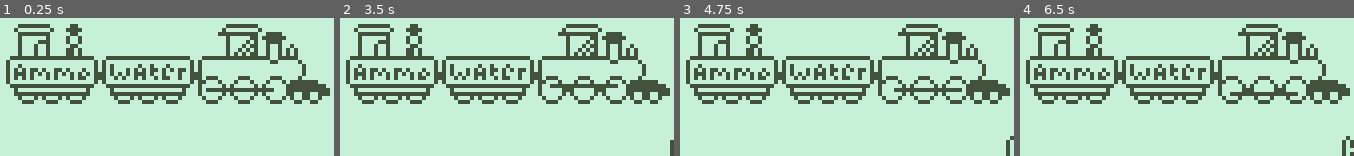
Above: before the commit, frames 1-4 (left to right).
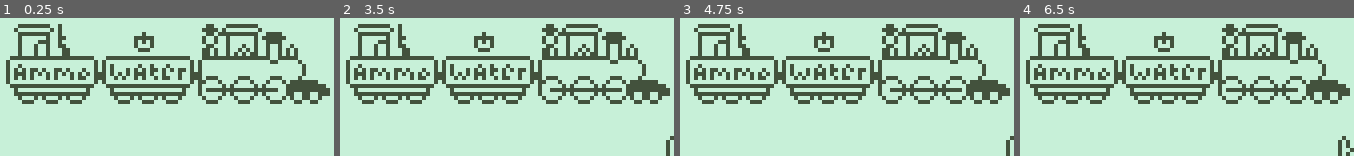
Above: after the commit, the same moments.

Repository: assertchris/game-train-trouble
Game: Godot game, scene res://nodes/screens/play-screen.tscn
Same seed, same stepped clock (60 frames per second), same inputs: the game is played once before the commit and once after it.
Inputs:
- Up to frame 1 (0.25 s): no input
- Up to frame 2 (3.5 s): tap Enter at 0.5 s; hold Right (ui_right) 0.53-1.28 s; hold Space (ui_accept) 0.53-1.28 s; hold Left (ui_left) 1.28-2.03 s; tap Space (ui_accept) at 1.35, 1.52, 1.82, 2.85, 3.02, 3.32 s; hold Space (ui_accept) 2.03-2.78 s; hold Right (ui_right) from 2.03 s (still down)
- Up to frame 3 (4.75 s): release Right (ui_right) at 3.53 s; hold Space (ui_accept) 3.53-4.28 s; hold Left (ui_left) from 3.53 s (still down); tap Space (ui_accept) at 4.35, 4.52 s
- Up to frame 4 (6.5 s): tap Space (ui_accept) at 4.82, 5.85, 6.02, 6.32 s; hold Space (ui_accept) 5.03-5.78 s; release Left (ui_left) at 5.78 s; hold Right (ui_right) from 5.78 s (still down)

The runs differ from the first frame. In frame 1, 2.3% of the frame differs, in the area x 17-84%, y 4-54%; in frame 2, 3.4%; in frame 3, 2.3%; in frame 4, 3.7%, in the area x 17-100%, y 4-100%.

Commit message:
Allow picking things up

Diff:
--- /dev/null
+++ b/nodes/objects/bucket.gd
@@ -0,0 +1,21 @@
+extends Node2D
+
+var is_overlapped_by : Player = null
+
+func _on_Hitbox_body_entered(body: Node) -> void:
+	if body is Player:
+		is_overlapped_by = body
+
+func _on_Hitbox_body_exited(body: Node) -> void:
+	if body is Player:
+		is_overlapped_by = null
+
+func _unhandled_key_input(event: InputEventKey) -> void:
+	if event.is_action_pressed("ui_accept") and is_overlapped_by:
+		if is_overlapped_by.carrying == Player.CARRYING.GUN:
+			var new_gun = load("res://nodes/objects/gun.tscn").instance()
+			is_overlapped_by.get_parent().find_node("Interactables").add_child(new_gun)
+			new_gun.global_position = is_overlapped_by.global_position
+
+		is_overlapped_by.carrying = Player.CARRYING.BUCKET
+		queue_free()
--- a/nodes/objects/bucket.tscn
+++ b/nodes/objects/bucket.tscn
@@ -1,8 +1,24 @@
-[gd_scene load_steps=2 format=2]
+[gd_scene load_steps=4 format=2]
 
 [ext_resource path="res://images/bucket.png" type="Texture" id=1]
+[ext_resource path="res://nodes/objects/bucket.gd" type="Script" id=2]
+
+[sub_resource type="RectangleShape2D" id=1]
+extents = Vector2( 2.5, 2.5 )
 
 [node name="Bucket" type="Node2D"]
+position = Vector2( 0, -2 )
+script = ExtResource( 2 )
 
 [node name="Sprite" type="Sprite" parent="."]
 texture = ExtResource( 1 )
+
+[node name="Hitbox" type="Area2D" parent="."]
+collision_layer = 4
+
+[node name="Collider" type="CollisionShape2D" parent="Hitbox"]
+position = Vector2( -0.5, -0.5 )
+shape = SubResource( 1 )
+
+[connection signal="body_entered" from="Hitbox" to="." method="_on_Hitbox_body_entered"]
+[connection signal="body_exited" from="Hitbox" to="." method="_on_Hitbox_body_exited"]
--- /dev/null
+++ b/nodes/objects/gun.gd
@@ -0,0 +1,21 @@
+extends Node2D
+
+var is_overlapped_by : Player = null
+
+func _on_Hitbox_body_entered(body: Node) -> void:
+	if body is Player:
+		is_overlapped_by = body
+
+func _on_Hitbox_body_exited(body: Node) -> void:
+	if body is Player:
+		is_overlapped_by = null
+
+func _unhandled_key_input(event: InputEventKey) -> void:
+	if event.is_action_pressed("ui_accept") and is_overlapped_by:
+		if is_overlapped_by.carrying == Player.CARRYING.BUCKET:
+			var new_bucket = load("res://nodes/objects/bucket.tscn").instance()
+			is_overlapped_by.get_parent().find_node("Interactables").add_child(new_bucket)
+			new_bucket.global_position = is_overlapped_by.global_position
+
+		is_overlapped_by.carrying = Player.CARRYING.GUN
+		queue_free()
--- a/nodes/objects/gun.tscn
+++ b/nodes/objects/gun.tscn
@@ -1,8 +1,24 @@
-[gd_scene load_steps=2 format=2]
+[gd_scene load_steps=4 format=2]
 
 [ext_resource path="res://images/gun.png" type="Texture" id=1]
+[ext_resource path="res://nodes/objects/gun.gd" type="Script" id=2]
+
+[sub_resource type="RectangleShape2D" id=1]
+extents = Vector2( 1.5, 4 )
 
 [node name="Gun" type="Node2D"]
+position = Vector2( 0, -4 )
+script = ExtResource( 2 )
 
 [node name="Sprite" type="Sprite" parent="."]
 texture = ExtResource( 1 )
+
+[node name="Hitbox" type="Area2D" parent="."]
+collision_layer = 4
+
+[node name="Collider" type="CollisionShape2D" parent="Hitbox"]
+position = Vector2( -0.5, 0 )
+shape = SubResource( 1 )
+
+[connection signal="body_entered" from="Hitbox" to="." method="_on_Hitbox_body_entered"]
+[connection signal="body_exited" from="Hitbox" to="." method="_on_Hitbox_body_exited"]
--- a/nodes/objects/player.gd
+++ b/nodes/objects/player.gd
@@ -1,10 +1,31 @@
 extends KinematicBody2D
+class_name Player
 
 export var speed := 15
+export var carrying_nothing_texture : Texture
+export var carrying_bucket_texture : Texture
+export var carrying_gun_texture : Texture
 
 var velocity := Vector2.ZERO
+var carrying : int = CARRYING.NOTHING
+
+onready var _sprite := $Sprite
+
+enum CARRYING {
+	NOTHING,
+	BUCKET,
+	GUN,
+}
 
 func _physics_process(delta: float) -> void:
 	velocity.x = (Input.get_action_strength("ui_right") - Input.get_action_strength("ui_left")) * speed * delta
+	move_and_collide(velocity)
 
-	var collisions = move_and_collide(velocity)
+func _process(_delta: float) -> void:
+	match carrying:
+		CARRYING.NOTHING:
+			_sprite.texture = carrying_nothing_texture
+		CARRYING.BUCKET:
+			_sprite.texture = carrying_bucket_texture
+		CARRYING.GUN:
+			_sprite.texture = carrying_gun_texture
--- a/nodes/objects/player.tscn
+++ b/nodes/objects/player.tscn
@@ -1,14 +1,20 @@
-[gd_scene load_steps=4 format=2]
+[gd_scene load_steps=6 format=2]
 
 [ext_resource path="res://images/player.png" type="Texture" id=1]
 [ext_resource path="res://nodes/objects/player.gd" type="Script" id=2]
+[ext_resource path="res://images/player-with-bucket.png" type="Texture" id=3]
+[ext_resource path="res://images/player-with-gun.png" type="Texture" id=4]
 
 [sub_resource type="RectangleShape2D" id=1]
 extents = Vector2( 2, 4 )
 
 [node name="Player" type="KinematicBody2D"]
+position = Vector2( 0, -4 )
 collision_mask = 6
 script = ExtResource( 2 )
+carrying_nothing_texture = ExtResource( 1 )
+carrying_bucket_texture = ExtResource( 3 )
+carrying_gun_texture = ExtResource( 4 )
 
 [node name="Sprite" type="Sprite" parent="."]
 texture = ExtResource( 1 )
--- a/nodes/screens/play-screen.gd
+++ b/nodes/screens/play-screen.gd
@@ -6,9 +6,10 @@
 
 var is_playing := true
 var velocity := 0
-var acceleration := 5
+var acceleration := 3
 var max_speed := 150
-var start_wait_time := 2.0
+var start_wait_time := 1.5
+var mix_wait_time := 0.03
 var decrease_wait_time_by := 0.01
 var wheel_bar_state : int = WHEEL_BAR_STATES.ONE
 var remaining_doodad_timeout_ticks := 0
@@ -36,7 +37,7 @@
 			child.global_position.x = round(child.global_position.x)
 
 func _on_WheelBarTimer_timeout() -> void:
-	_wheel_bar_timer.wait_time = start_wait_time - (velocity * decrease_wait_time_by)
+	_wheel_bar_timer.wait_time = clamp(start_wait_time - (velocity * decrease_wait_time_by), mix_wait_time, start_wait_time)
 	velocity = clamp(velocity + acceleration, 0, max_speed)
 
 	animate_wheel_bar()
--- a/nodes/screens/play-screen.tscn
+++ b/nodes/screens/play-screen.tscn
@@ -8,6 +8,8 @@
 [ext_resource path="res://nodes/objects/cactus.tscn" type="PackedScene" id=6]
 [ext_resource path="res://nodes/objects/wheel-bar.tscn" type="PackedScene" id=7]
 [ext_resource path="res://nodes/objects/dirt.tscn" type="PackedScene" id=8]
+[ext_resource path="res://nodes/objects/bucket.tscn" type="PackedScene" id=9]
+[ext_resource path="res://nodes/objects/gun.tscn" type="PackedScene" id=10]
 
 [sub_resource type="RectangleShape2D" id=1]
 extents = Vector2( 1, 12 )
@@ -67,16 +69,24 @@
 [node name="WheelBar" parent="." index="5" instance=ExtResource( 7 )]
 position = Vector2( 61, 32 )
 
-[node name="Player" parent="." index="6" instance=ExtResource( 4 )]
-position = Vector2( 19, 19 )
-
-[node name="WheelBarTimer" type="Timer" parent="." index="7"]
+[node name="WheelBarTimer" type="Timer" parent="." index="6"]
 wait_time = 2.0
 autostart = true
 
-[node name="DoodadSpawnTimer" type="Timer" parent="." index="8"]
+[node name="DoodadSpawnTimer" type="Timer" parent="." index="7"]
 wait_time = 0.5
 autostart = true
 
+[node name="Interactables" type="Node2D" parent="." index="8"]
+
+[node name="Bucket" parent="Interactables" index="0" instance=ExtResource( 9 )]
+position = Vector2( 37, 20 )
+
+[node name="Gun" parent="Interactables" index="1" instance=ExtResource( 10 )]
+position = Vector2( 17, 19 )
+
+[node name="Player" parent="." index="9" instance=ExtResource( 4 )]
+position = Vector2( 53, 19 )
+
 [connection signal="timeout" from="WheelBarTimer" to="." method="_on_WheelBarTimer_timeout"]
 [connection signal="timeout" from="DoodadSpawnTimer" to="." method="_on_DoodadSpawnTimer_timeout"]
--- a/project.godot
+++ b/project.godot
@@ -8,8 +8,14 @@
 
 config_version=4
 
-_global_script_classes=[  ]
+_global_script_classes=[ {
+"base": "KinematicBody2D",
+"class": "Player",
+"language": "GDScript",
+"path": "res://nodes/objects/player.gd"
+} ]
 _global_script_class_icons={
+"Player": ""
 }
 
 [application]
@@ -45,10 +51,65 @@
 
 [input]
 
-jump={
+ui_accept={
 "deadzone": 0.5,
 "events": [ Object(InputEventKey,"resource_local_to_scene":false,"resource_name":"","device":0,"alt":false,"shift":false,"control":false,"meta":false,"command":false,"pressed":false,"scancode":32,"physical_scancode":0,"unicode":0,"echo":false,"script":null)
  ]
+}
+ui_select={
+"deadzone": 0.5,
+"events": [ Object(InputEventKey,"resource_local_to_scene":false,"resource_name":"","device":0,"alt":false,"shift":false,"control":false,"meta":false,"command":false,"pressed":false,"scancode":16777238,"physical_scancode":0,"unicode":0,"echo":false,"script":null)
+ ]
+}
+ui_cancel={
+"deadzone": 0.5,
+"events": [  ]
+}
+ui_focus_next={
+"deadzone": 0.5,
+"events": [  ]
+}
+ui_focus_prev={
+"deadzone": 0.5,
+"events": [  ]
+}
+ui_left={
+"deadzone": 0.5,
+"events": [ Object(InputEventKey,"resource_local_to_scene":false,"resource_name":"","device":0,"alt":false,"shift":false,"control":false,"meta":false,"command":false,"pressed":false,"scancode":16777231,"physical_scancode":0,"unicode":0,"echo":false,"script":null)
+ ]
+}
+ui_right={
+"deadzone": 0.5,
+"events": [ Object(InputEventKey,"resource_local_to_scene":false,"resource_name":"","device":0,"alt":false,"shift":false,"control":false,"meta":false,"command":false,"pressed":false,"scancode":16777233,"physical_scancode":0,"unicode":0,"echo":false,"script":null)
+ ]
+}
+ui_up={
+"deadzone": 0.5,
+"events": [  ]
+}
+ui_down={
+"deadzone": 0.5,
+"events": [  ]
+}
+ui_page_up={
+"deadzone": 0.5,
+"events": [  ]
+}
+ui_page_down={
+"deadzone": 0.5,
+"events": [  ]
+}
+ui_home={
+"deadzone": 0.5,
+"events": [  ]
+}
+ui_end={
+"deadzone": 0.5,
+"events": [  ]
+}
+jump={
+"deadzone": 0.5,
+"events": [  ]
 }
 
 [layer_names]
Binary file changed: images/train.png
Not shown: 1 places in nodes/screens/play-screen.tscn that only renumber resources
Not shown, removed: LICENSE
Not shown, removed: README.md
